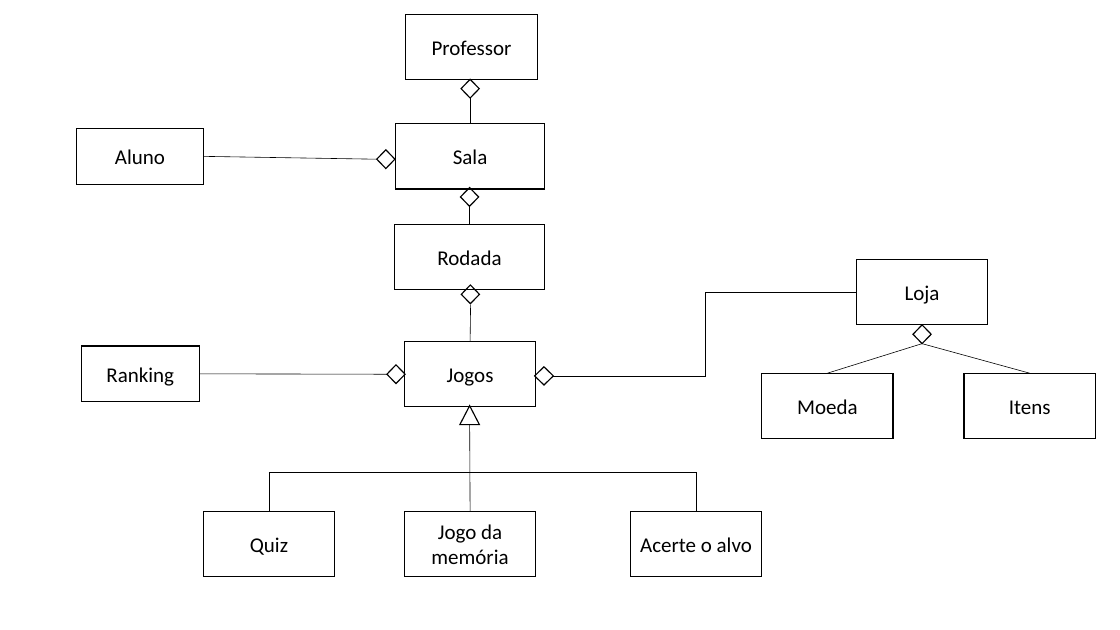
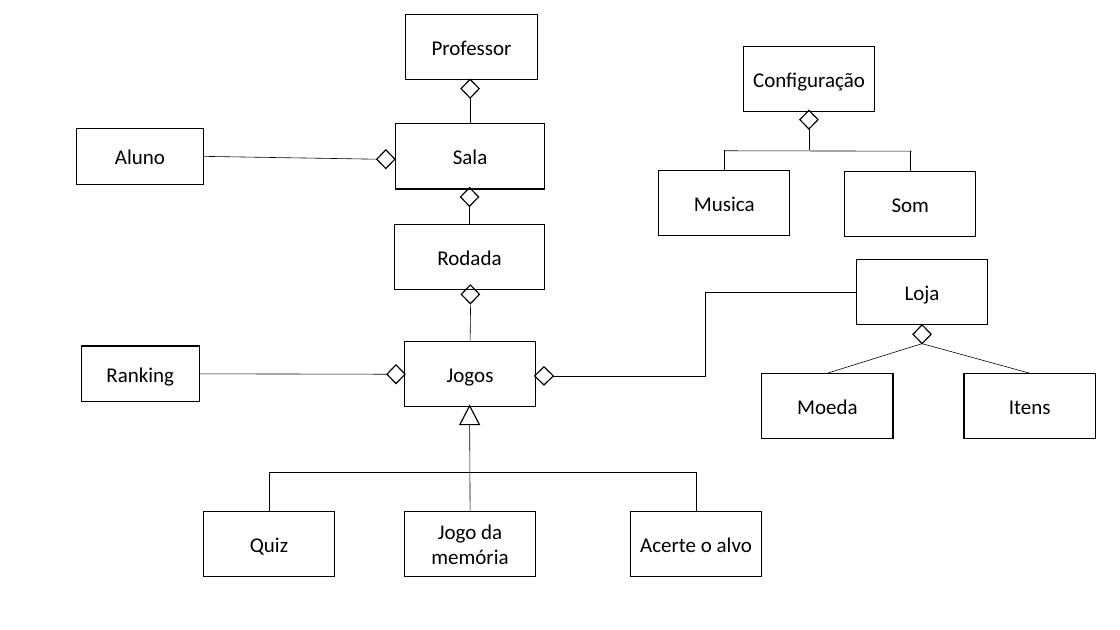
Before and after one commit to NathanReis/FTT-Recicla, a slide deck: slide 1 of DocumentacaoProjeto/Modelo de Domínio.pptx. Drawn at 1120x630 pixels with LibreOffice and Linux fonts; fonts in the diff are those of the drawing. Boxes give left, top, right and bottom in pixels: in the first picture for what was removed or moved away, otherwise in the second. Text is boxed around its words. In the diff, an @@ line names an element or a change of style, - is before the commit and + after.

Commit message:
atualização Modelo de Domínio

```diff
--- a/DocumentacaoProjeto/Modelo de Domínio.pptx
+++ b/DocumentacaoProjeto/Modelo de Domínio.pptx
@@ rectangle added at (744,47,875,112), outline #000000 1 pt, 18 pt, text #000000 @@
+Configuração
@@ diamond added at (800,110,818,129), outline #000000 1 pt @@
@@ line added from (809, 150) to (809, 129), #000000 0.5 pt @@
@@ rectangle added at (659,171,790,235), outline #000000 1 pt, 18 pt, text #000000 @@
+Musica
@@ line added from (724, 151) to (912, 151), #000000 0.5 pt @@
@@ line added from (724, 171) to (724, 150), #000000 0.5 pt @@
@@ rectangle added at (844,171,975,236), outline #000000 1 pt, 18 pt, text #000000 @@
+Som
@@ line added from (911, 171) to (911, 151), #000000 0.5 pt @@
```
